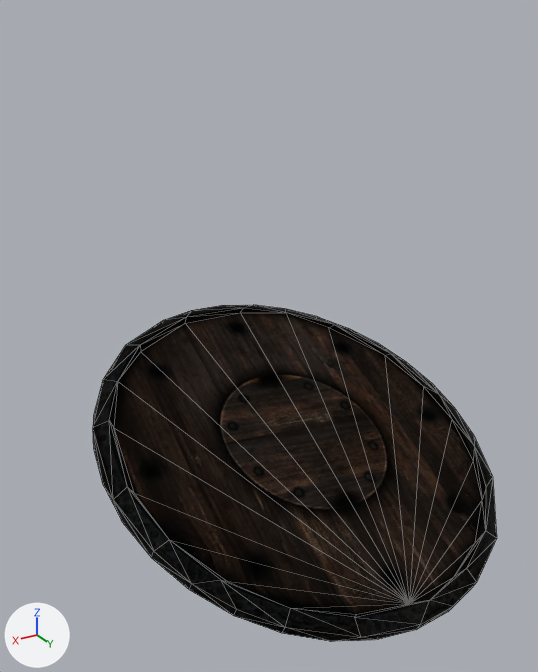
Two versions of the glTF model assets/models/ITAR_NEWSHIELD_01.glb, one commit apart.
The view is the same before and after, from a 50 mm camera at (0.53, 0.924, 0.588) aimed at (0.049, 0.123, 0.187). Lighting does not change. The marker at lower left points along +X, +Y and +Z. Mesh edges are drawn as thin lines. Vertices at the same position are counted once.
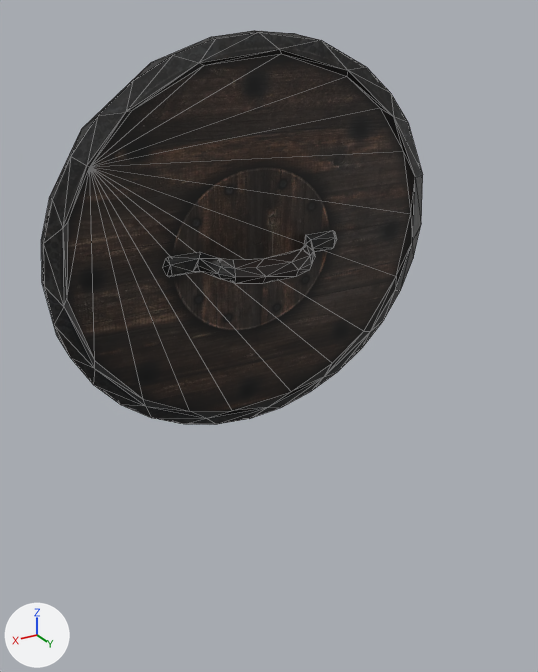
What changed in the scene script:
```text
Change mat_stormcloaksshield:
    mat_stormcloaksshield.metallic: 1.0 -> 0.0
    mat_stormcloaksshield.roughness: 1.0 -> 0.5
Change me_mesh:
    where me_mesh.from_pydata(...)  # 188 vertices, 356 faces; spans x -0.307..0.299, y -0.152..0.417, z -0.116..0.137
    used by ob_mesh; location = (0.0, 0.0, 0.0)
    me_mesh part 1: the whole mesh is multiplied about its middle by the matrix ((0.022, 0.893, -0.45), (-0.018, -0.449, -0.893), (-1.0, 0.028, 0.006)), then moved by (0.005, -0.141, 0.257)
```

What differs and where, as boxes [x1, y1, x2, y2] in the pictures (538 x 672 px):
'Mesh', surface changed, reshaped (17% taller)
    before: [93, 305, 497, 642]
    after: [41, 30, 423, 425]
